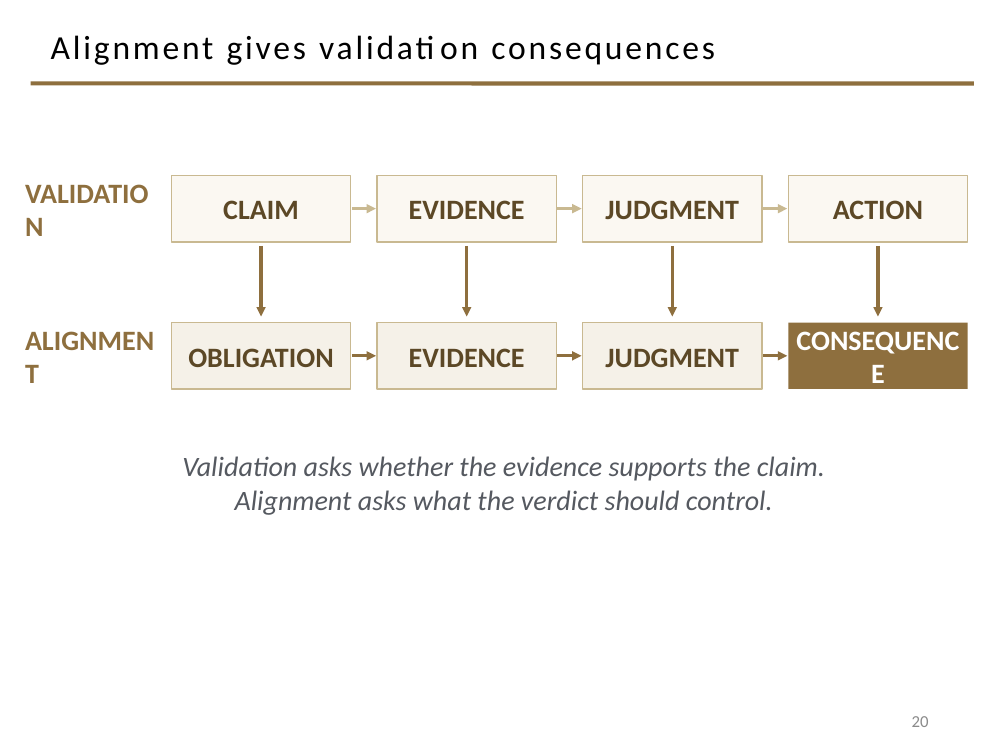
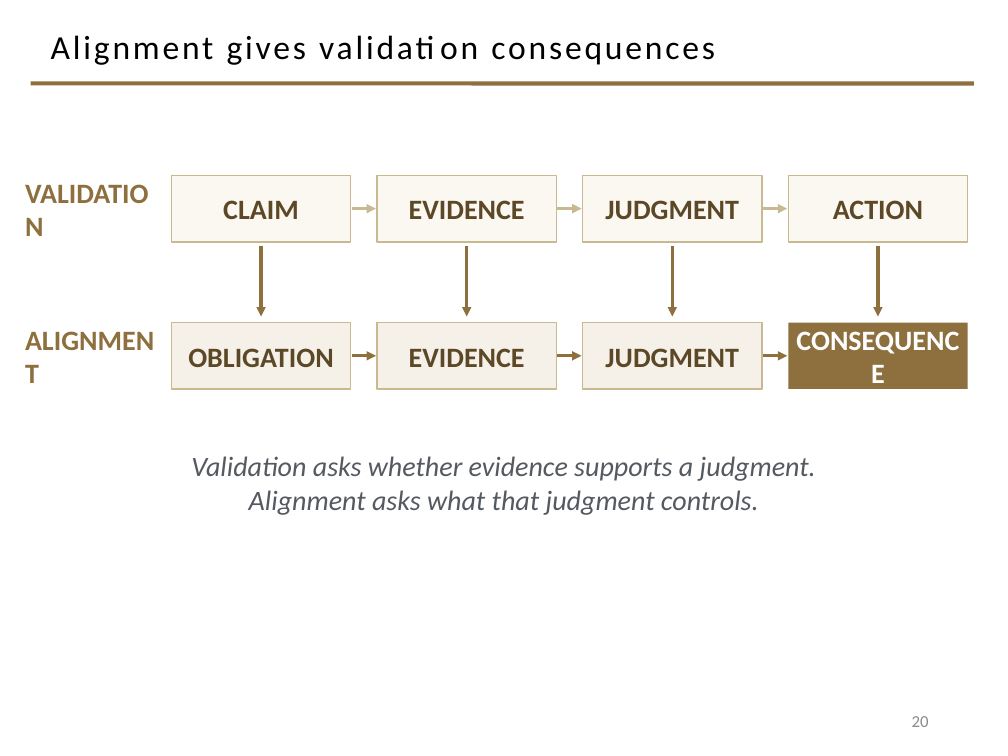
Before and after one commit to davisjam/model-based-agentic-software-engineering, a slide deck: slide 20 of course/lectures/act-2-delegation-and-control/03-alignment/2-3-Alignment.pptx. Drawn at 1008x756 pixels with LibreOffice and Linux fonts; fonts in the diff are those of the drawing; background and template pictures are left out. Boxes give left, top, right and bottom in pixels: in the first picture for what was removed or moved away, otherwise in the second. Text is boxed around its words. In the diff, an @@ line names an element or a change of style, - is before the commit and + after.

Commit message:
deck 2-3: simplify 'Alignment gives validation consequences' to the author's two-line framing (not a cut)

```diff
--- a/course/lectures/act-2-delegation-and-control/03-alignment/2-3-Alignment.pptx
+++ b/course/lectures/act-2-delegation-and-control/03-alignment/2-3-Alignment.pptx
@@ text at [191,456,816,515]: text changed @@
-Validation asks whether the evidence supports the claim.
-Alignment asks what the verdict should control.
+Validation asks whether evidence supports a judgment.
+Alignment asks what that judgment controls.
```
